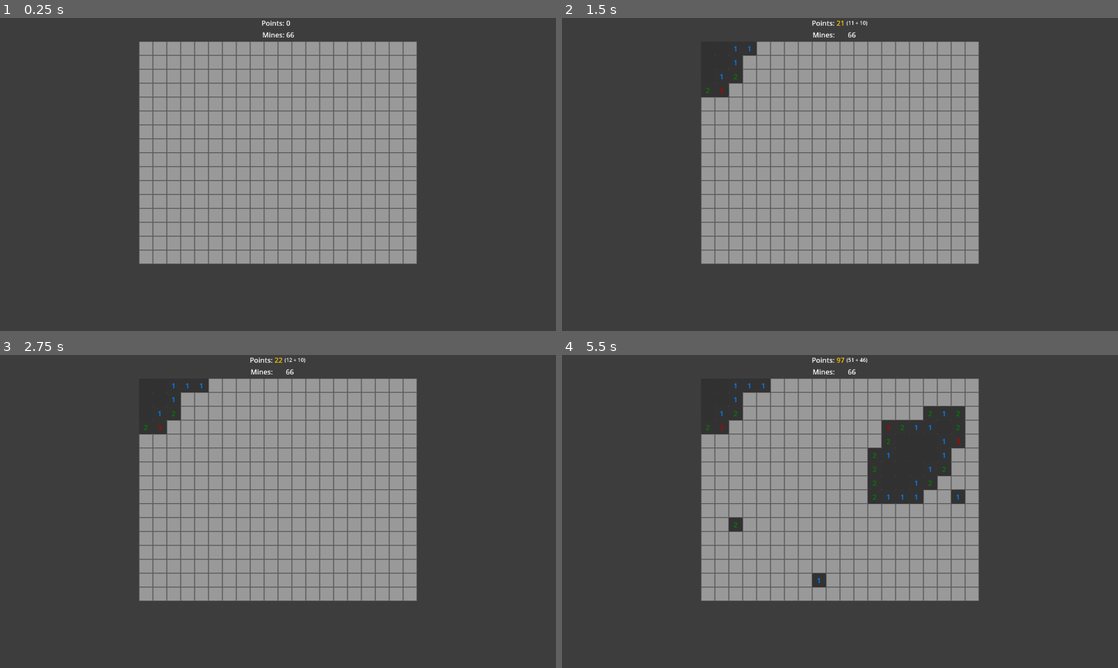
Above: before the commit, frames 1-4 (two rows, left to right).
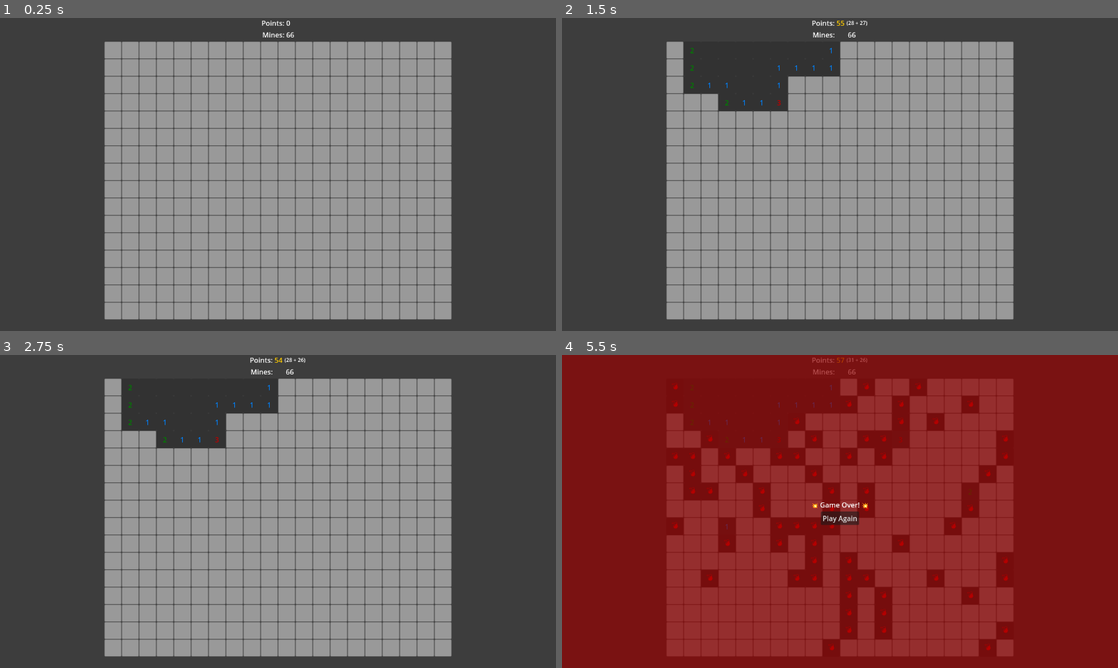
Above: after the commit, the same moments.

Repository: krets/sweep
Game: Godot game, scene res://game.tscn
Same seed, same stepped clock (60 frames per second), same inputs: the game is played once before the commit and once after it.
Inputs (mouse positions are in pixels of both pictures, inside the frame that each line leads up to):
- Up to frame 1 (0.25 s): no input
- Up to frame 2 (1.5 s): click (706, 49) at 0.52 s; click (751, 49) at 1.27 s
- Up to frame 3 (2.75 s): click (200, 386) at 2.02 s
- Up to frame 4 (5.5 s): tap Enter at 2.75, 4.25 s; move the mouse to (962, 495) at 2.77 s; click (962, 495) at 2.92 s; tap Space at 3.5, 5 s; move the mouse to (728, 527) at 3.52 s; click (728, 527) at 3.67 s; move the mouse to (895, 442) at 4.27 s; click (895, 442) at 4.42 s; move the mouse to (812, 574) at 5.02 s; click (812, 574) at 5.17 s

The runs differ from the first frame. In frame 1, 27% of the frame differs, in the area x 18-82%, y 7-97%; in frame 2, 29%; in frame 3, 28%; in frame 4, 100%, in the area x 0-100%, y 0-100%.

Commit message:
safe cording; hard_mode flag
added hard_mode flage which needs to be true for the cording to
ignore flag counts; this makes the game more casual and cording
can never expose a bomb when hard_mode = false

Diff:
--- a/cell.gd
+++ b/cell.gd
@@ -77,10 +77,16 @@
 			label.modulate = adjacent_colors[adjacent_mines - 1]
 		else:
 			label.text = ""
-			modulate = Color(0.8, 0.8, 0.8)
+			#modulate = Color(1, 0, 0, 1)
 	else:
 		button.disabled = false
 		if is_flagged:
 			label.text = "🚩"
 		else:
 			label.text = ""
+
+func blink_red():
+	var original = modulate
+	modulate = Color(1,0,0,1)
+	var tween = create_tween()
+	tween.tween_property(self, "modulate", original, 0.3)
--- a/cell.tscn
+++ b/cell.tscn
@@ -18,6 +18,10 @@
 border_width_right = 1
 border_width_bottom = 1
 border_color = Color(0.355314, 0.355314, 0.355313, 1)
+corner_radius_top_left = 2
+corner_radius_top_right = 2
+corner_radius_bottom_right = 2
+corner_radius_bottom_left = 2
 
 [sub_resource type="Theme" id="Theme_yh0nt"]
 
--- a/game.gd
+++ b/game.gd
@@ -14,6 +14,7 @@
 @export var cell_normal: Color = Color(.3, .3, .4)
 @export var cell_hover: Color = Color(.8, .2, .6)
 @export var cell_exposed: Color = Color(.8, .2, .6)
+@export var hard_mode: bool = false
 
 
 var cell_scene = preload("res://Cell.tscn")
@@ -276,8 +277,16 @@
 		$Sounds/LockedSound.play()
 		return
 	var neighbors = get_neighboring_cells_by_state(cell)
-	for adj_cell in neighbors["unexposed"]:
-		_on_cell_clicked(adj_cell)
+	if hard_mode or cell.adjacent_mines == neighbors["flagged"].size():
+		for adj_cell in neighbors["unexposed"]:
+			_on_cell_clicked(adj_cell)
+	else:
+		_blink_cells(neighbors["unexposed"])
+		_misclick()
+
+func _blink_cells(cells: Array):
+	for cell in cells:
+		cell.blink_red()
 
 func _on_cell_chorded_right(cell: Cell):
 	if game_over:
--- a/game.tscn
+++ b/game.tscn
@@ -29,7 +29,6 @@
 grid_width = 20
 grid_height = 16
 mine_count = 66
-cell_size = 32
 end_overlay_win = Color(0, 0.513002, 1.92523e-07, 1)
 end_overlay_die = Color(0.579254, 1.97336e-06, 3.85046e-07, 1)
 cell_normal = Color(0.402675, 0.418932, 0.46802, 1)
